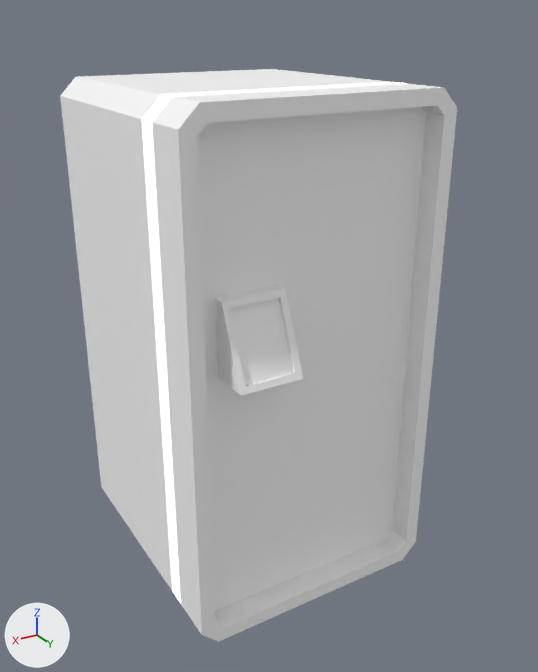
The FBX model Assets/Models/tresor-high.fbx as it was, and as the next commit left it.
Before and after are seen from a 50 mm camera at (1.17, 2.06, 1.83) aimed at (-0.04, 0.05, 0.83). Every picture has the same lights, and +X, +Y and +Z are marked at lower left.

The first picture shows 'tresor'.
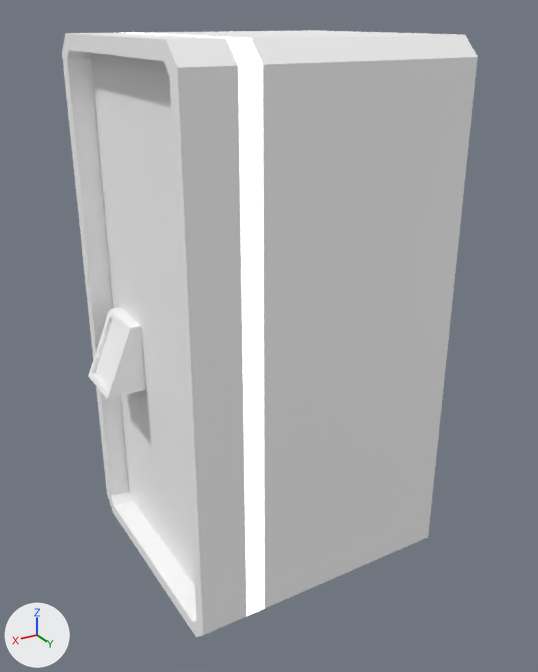
Commit message: fix rotation of tresor models

Where the change shows, as pixel boxes (x1, y1, x2, y2) in the pictures (538 x 672 px; the box of a moved part takes in the faces that stretch with it):
'tresor', reshaped, turned
    before: (60, 69, 457, 642)
    after: (62, 30, 478, 637)
part 1 of me_mesh, moved or reshaped
    before: (75, 233, 443, 635)
    after: (87, 301, 449, 635)
part 2 of me_mesh, moved or reshaped
    before: (60, 69, 457, 315)
    after: (62, 30, 478, 399)

The change, as a list of edits to the scene's bpy script:
```text
Change me_mesh:
    where me_mesh.from_pydata(...)  # 124 vertices, 122 faces; spans x -49.0..49.0, y 0.0..165.0, z -44.0..44.0
    used by ob_tresor; location = (0.0, 0.0, 0.0); rotation_euler = (1.571, 0.0, 1.571), in degrees (90, 0, 90); scale = (0.01, 0.01, 0.01)
    me_mesh part 1: all 44 vertices in x -49.0..49.0, y 89.0..113.0, z -44.0..44.0 are moved by (0.0, -24.0, 0.0)
    me_mesh part 2: all 40 vertices in x -49.0..43.0, y 157.0..165.0, z -44.0..44.0 are moved by (0.0, 13.0, 0.0)
Change ob_tresor:
    ob_tresor.rotation_euler: (1.571, 0.0, 1.571) -> (1.571, 0.0, 0.0)  # degrees (90, 0, 90) -> degrees (90, 0, 0)
```
